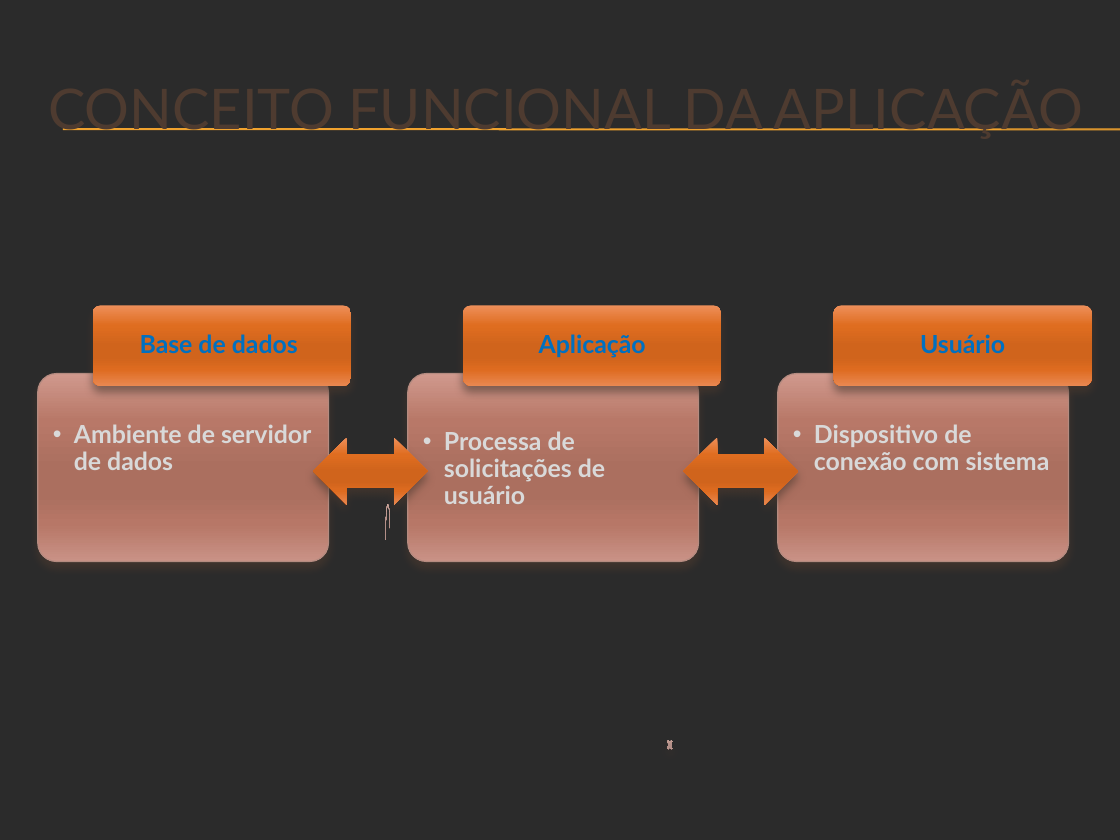
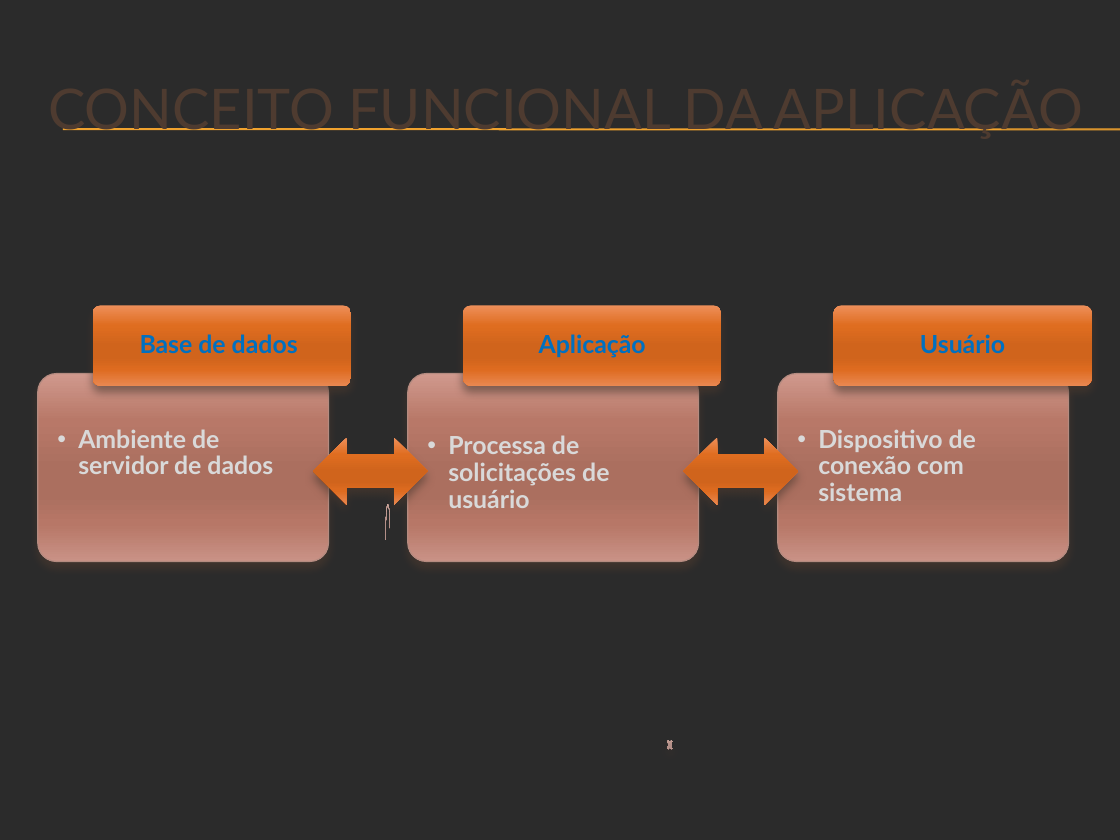
Before and after one commit to Neimarmg/Open_source, a slide deck: slide 9 of SAS/Planejamento/Docs/#3 - Apresentação do projeto.pptx. Drawn at 1120x840 pixels with LibreOffice and Linux fonts; fonts in the diff are those of the drawing; background and template pictures are left out; a plain dark background stands for a picture behind light text. Boxes give left, top, right and bottom in pixels: in the first picture for what was removed or moved away, otherwise in the second. Text is boxed around its words. In the diff, an @@ line names an element or a change of style, - is before the commit and + after.

```diff
--- a/SAS/Planejamento/Docs/#3 - Apresentação do projeto.pptx
+++ b/SAS/Planejamento/Docs/#3 - Apresentação do projeto.pptx
@@ text "Ambiente de servidor de dados" rewrapped from [74, 424, 311, 470] to [78, 429, 273, 474] @@
@@ text "Dispositivo de conexão com sistema" rewrapped from [814, 424, 1050, 470] to [818, 429, 976, 501] @@
@@ text "Processa de solicitações de usuário": place and size @@
-text "Processa de solicitações de usuário" at [444, 431, 605, 504]
+text "Processa de solicitações de usuário" at [448, 435, 609, 508]
```
Also in this commit, not shown: 5 other slides changed.
